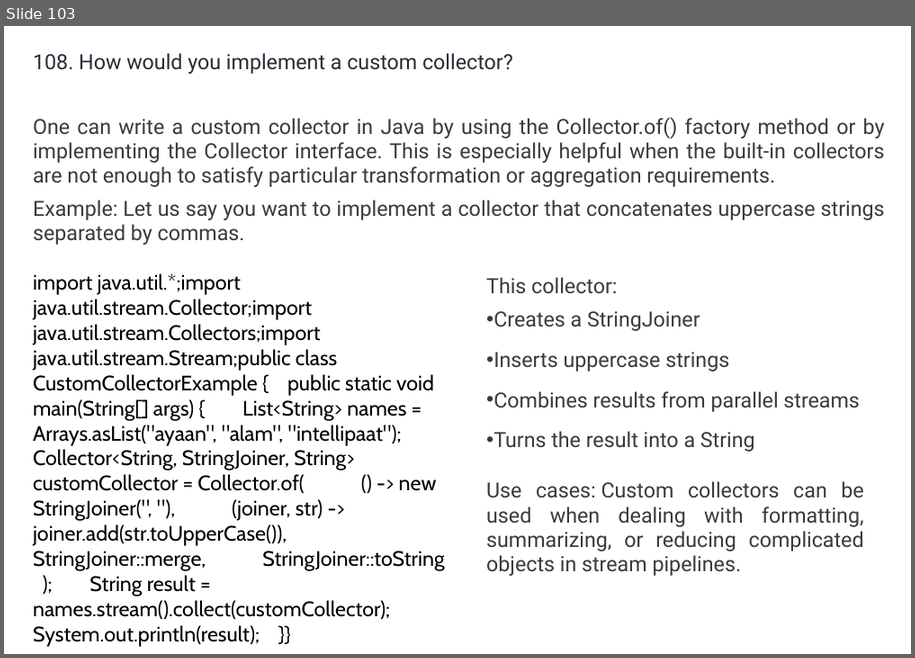
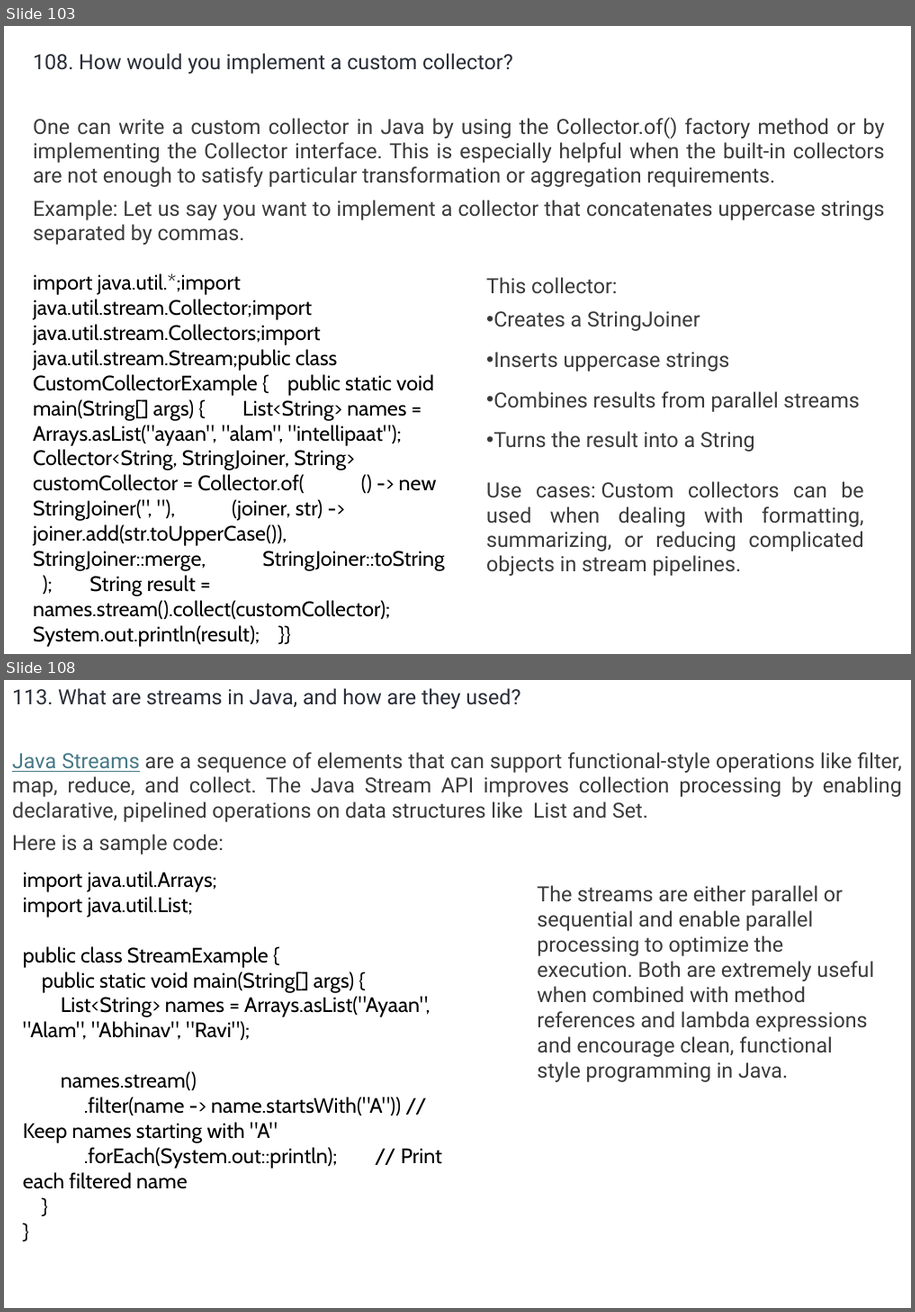
Before and after one commit to umalavanya/FullStackDevelopement_JavaSpring_SQL_ReactProjects, a slide deck: UmaTeachingMaterial/Java/Java-Interview-QA-Intellipaat.pptx. Shown one above the other, each under a label of ours: slide 103 before the commit, slides 103 and 108 after it; the slides between them are not shown. The pictures are 915x658 and 915x1312 pixels, drawn with LibreOffice and Linux fonts; fonts in the diff are those of the drawing. Boxes give left, top, right and bottom in pixels: in the first picture for what was removed or moved away, otherwise in the second. Text is boxed around its words. In the diff, an @@ line names an element or a change of style, - is before the commit and + after.

```diff
--- a/UmaTeachingMaterial/Java/Java-Interview-QA-Intellipaat.pptx
+++ b/UmaTeachingMaterial/Java/Java-Interview-QA-Intellipaat.pptx
@@ slide 108 added at box(4, 680, 911, 1308), background #FFFFFF @@
@@ text added at box(12, 688, 902, 855), 18 pt, text #3A3A3A @@
+113. What are streams in Java, and how are they used?
+Java Streams are a sequence of elements that can support functional-style operations like filter, map, reduce, and collect. The Java Stream API improves collection processing by enabling declarative, pipelined operations on data structures like List and Set.
+Here is a sample code:
@@ text added at box(23, 871, 442, 1189), 18 pt, text #000000 @@
+import java.util.Arrays;
+import java.util.List;
+public class StreamExample {
+public static void main(String[] args) {
+List<String> names = Arrays.asList("Ayaan", "Alam", "Abhinav", "Ravi");
+names.stream()
+.filter(name -> name.startsWith("A")) // Keep names starting with "A"
+.forEach(System.out::println); // Print each filtered name
+}
+}
@@ text added at box(537, 885, 874, 1082), 18 pt, text #3A3A3A @@
+The streams are either parallel or sequential and enable parallel processing to optimize the execution. Both are extremely useful when combined with method references and lambda expressions and encourage clean, functional style programming in Java.
```
Also in this commit, not shown: 117 other slides added.
